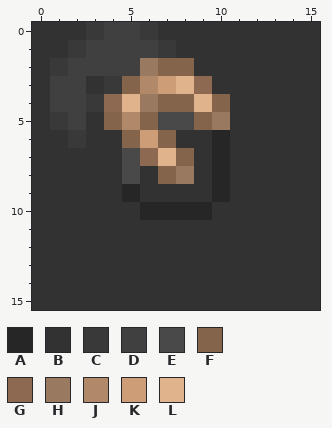
Pixel-art sprite: tnt_top_burning_animated.png. That is the earlier state.
The file is 16x16 pixels. Colours within 5 levels of each other are drawn and written as one.
Palette (. is transparent): A #262626  B #323232  C #393939  D #404040  E #494949  F #84644b  G #8d6951  H #997a61  J #b18969  K #cd9d77  L #e0b38d
Pixels before, first column x 0:
 0 BBBCDDCBBBBBBBBB
 1 BBCDDDDCBBBBBBBB
 2 BCDDDDHFFBBBBBBB
 3 BDDBCFJKLGBBBBBB
 4 BDDCGLHFFLFBBBBB
 5 BCDBFJFEEFHBBBBB
 6 BBCBBFKFBBABBBBB
 7 BBBBBEGLFBABBBBB
 8 BBBBBEBFHBABBBBB
 9 BBBBBABBBBABBBBB
10 BBBBBBAAAABBBBBB
11 BBBBBBBBBBBBBBBB
12 BBBBBBBBBBBBBBBB
13 BBBBBBBBBBBBBBBB
14 BBBBBBBBBBBBBBBB
15 BBBBBBBBBBBBBBBB
After the commit:
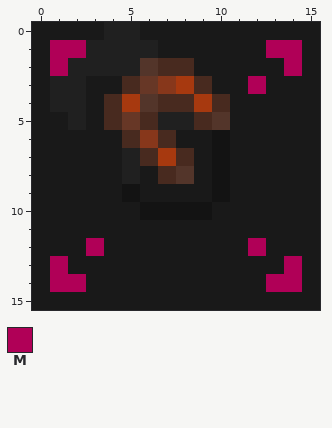
Colours new in this view: M #b00057
Difference:
Colour A changes from #262626 to #131313.
Colour B changes from #323232 to #191919.
Colour D changes from #404040 to #202020.
Colour F changes from #84644b to #482a1f.
Colour H changes from #997a61 to #53352a.
Colour J changes from #b18969 to #673726.
Colour K changes from #cd9d77 to #87371b.
Colour L changes from #e0b38d to #a7390f.
Colour C gives way to colour B in row 0 at x 3 and 6; in row 1 at x 7; in row 3 at x 4; in row 4 at x 3; in row 5 at x 1; in row 6 at x 2.
Colour E gives way to colour D in row 5 at x 7 to 8; in rows 7 to 8 at x 5.
Colour G gives way to colour F in row 3 at x 9; in row 4 at x 4; in row 7 at x 6.
Colour B gives way to colour M in row 1 at x 1 and 13 to 14; in row 2 at x 14; in row 3 at x 12; in row 12 at x 3 and 12; in row 13 at x 1 and 14; in row 14 at x 1 to 2 and 13 to 14.
Colour C gives way to colour M in row 1 at x 2; in row 2 at x 1.
